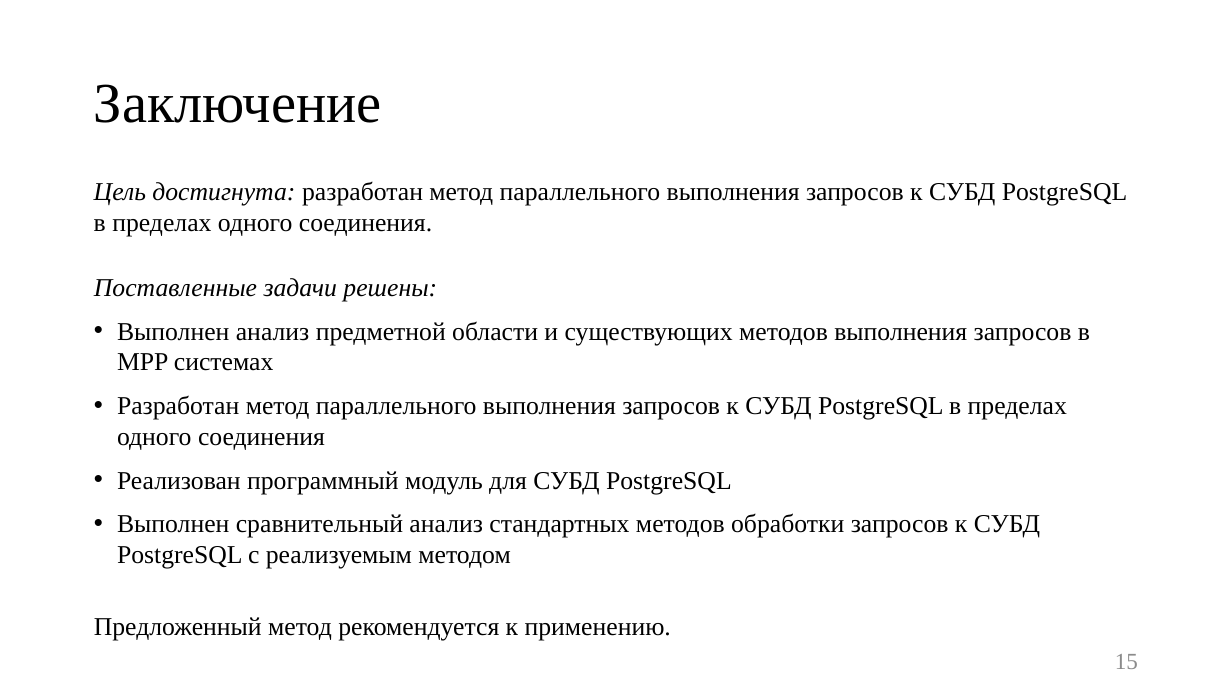
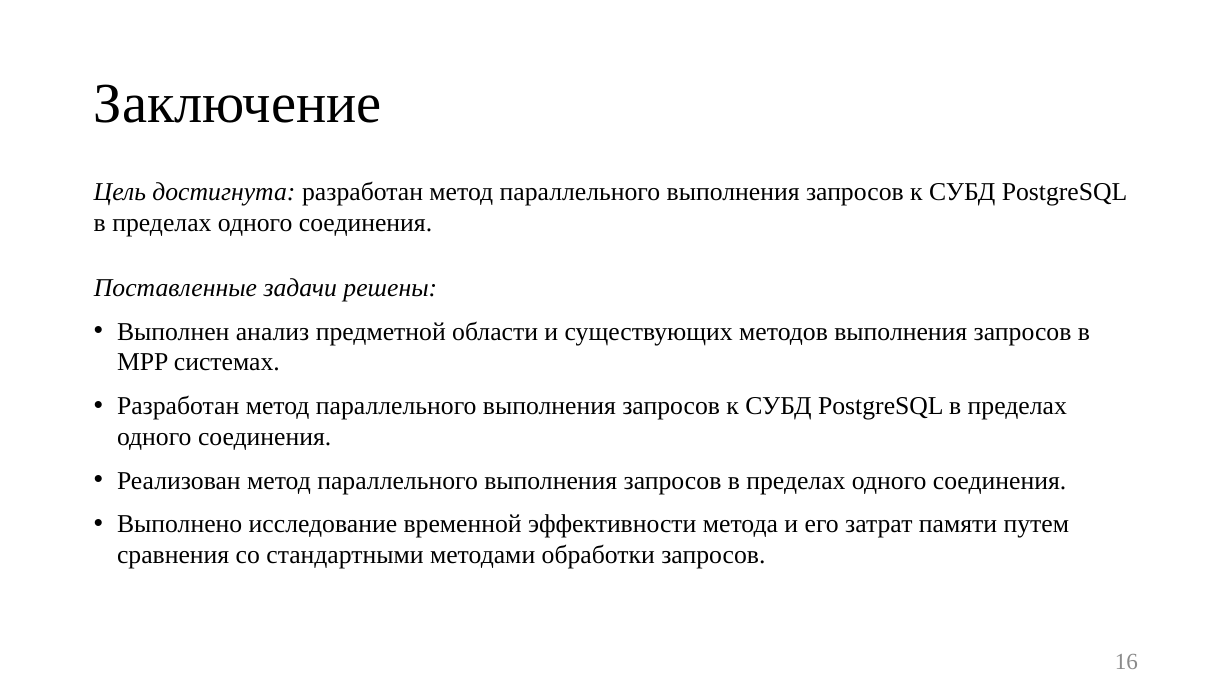
Before and after one commit to platosha-git/Diplom-theory, a slide deck: slide 16 of Презентация.pptx (slide 15 before the commit). Drawn at 1232x693 pixels with LibreOffice and Linux fonts; fonts in the diff are those of the drawing. Boxes give left, top, right and bottom in pixels: in the first picture for what was removed or moved away, otherwise in the second. Text is boxed around its words. In the diff, an @@ line names an element or a change of style, - is before the commit and + after.

```diff
--- a/Презентация.pptx
+++ b/Презентация.pptx
@@ text at (117,321,1090,569): text changed @@
-• Выполнен анализ предметной области и существующих методов выполнения запросов в MPP системах
-• Разработан метод параллельного выполнения запросов к СУБД PostgreSQL в пределах одного соединения
-• Реализован программный модуль для СУБД PostgreSQL
-• Выполнен сравнительный анализ стандартных методов обработки запросов к СУБД PostgreSQL с реализуемым методом
+• Выполнен анализ предметной области и существующих методов выполнения запросов в MPP системах.
+• Разработан метод параллельного выполнения запросов к СУБД PostgreSQL в пределах одного соединения.
+• Реализован метод параллельного выполнения запросов в пределах одного соединения.
+• Выполнено исследование временной эффективности метода и его затрат памяти путем сравнения со стандартными методами обработки запросов.
@@ text removed at (94,617,671,640) @@
-Предложенный метод рекомендуется к применению.
@@ page number at (1115,654,1138,669): text changed @@
-15
+16
```
Also in this commit, not shown: 10 other slides changed, 3 slides added, 2 slides removed, 10 other files.
